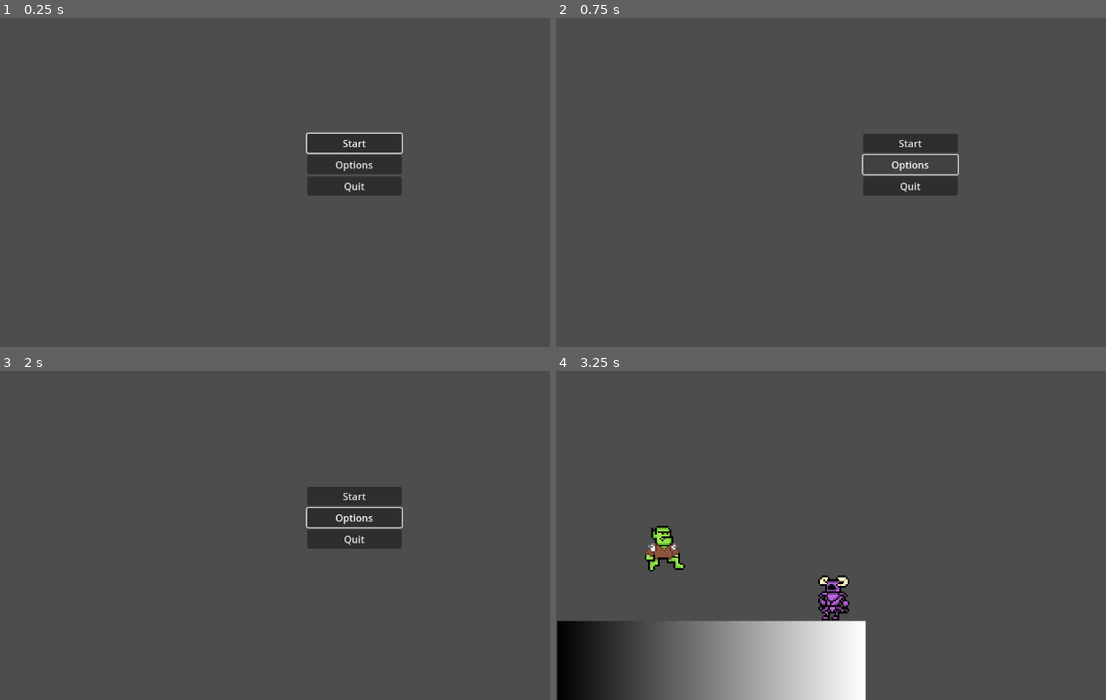
Above: before the commit, frames 1-4 (two rows, left to right).
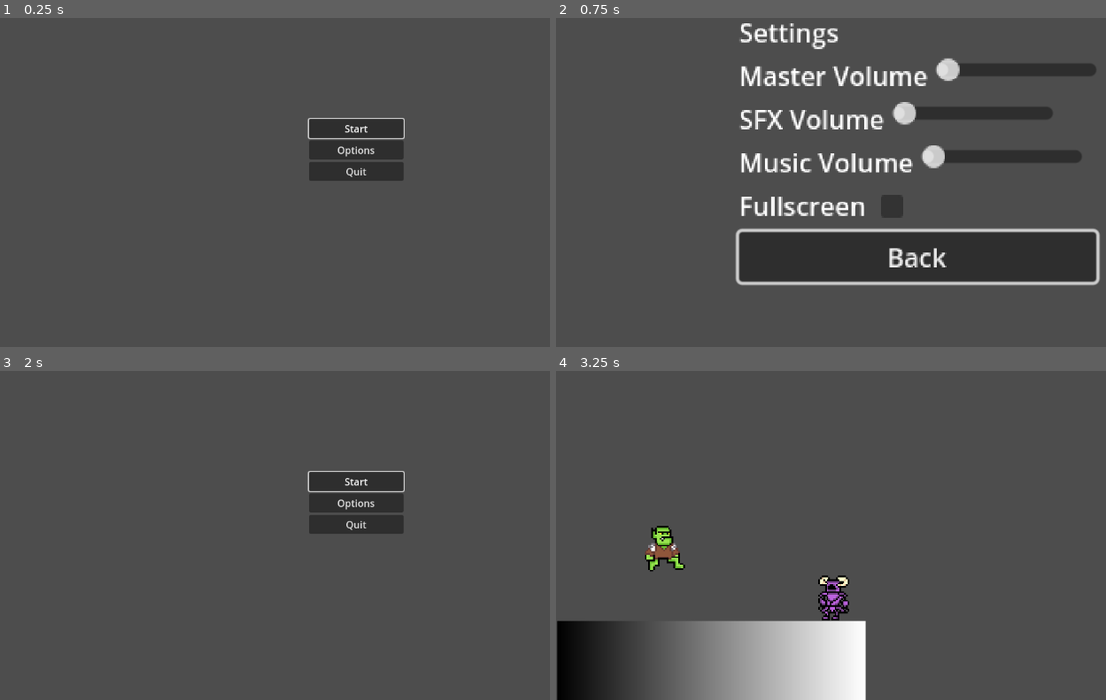
Above: after the commit, the same moments.

Repository: Heigelink/Godot-The-One
Game: Godot game, scene res://scenes/StartMenu.tscn
Same seed, same stepped clock (60 frames per second), same inputs: the game is played once before the commit and once after it.
Inputs (mouse positions are in pixels of both pictures, inside the frame that each line leads up to):
- Up to frame 1 (0.25 s): no input
- Up to frame 2 (0.75 s): click "Options" at 0.5 s
- Up to frame 3 (2 s): click (363, 611) at 1.25 s, where only the run after the commit has a clickable "Back"
- Up to frame 4 (3.25 s): click "Start" at 2 s; tap Enter (ui_accept) at 2.75, 3.02 s; hold Right (ui_right) from 2.78 s (still down); hold Space from 2.78 s (still down)

The runs differ from the first frame. In frame 1, 2.4% of the frame differs, in the area x 55-74%, y 30-55%; in frame 2, 20%, in the area x 32-99%, y 1-82%; in frame 3, 2.4%; in frame 4, nothing differs.

Commit message:
added a settings menu

Diff:
--- a/Code/Startmenu.gd
+++ b/Code/Startmenu.gd
@@ -31,7 +31,7 @@
 func _on_settings_button_pressed():
 	print("Opening settings...")
 	# Replace "res://SettingsMenu.tscn" with your settings scene path
-	get_tree().change_scene_to_file("res://scenes/options.tscn")
+	get_tree().change_scene_to_file("res://scenes/Settings.tscn")
 
 # Quit the game
 func _on_quit_button_pressed():
--- /dev/null
+++ b/Code/control.gd
@@ -0,0 +1,162 @@
+# SettingsMenu.gd
+extends Control
+
+# Called when the node enters the scene tree
+func _ready():
+	# Connect button signals
+	$VBoxContainer/BackButton.pressed.connect(_on_back_button_pressed)
+
+	# Connect slider signals for volume controls
+	$VBoxContainer/MasterVolumeContainer/MasterVolumeSlider.value_changed.connect(_on_master_volume_changed)
+	$VBoxContainer/SFXVolumeContainer/SFXVolumeSlider.value_changed.connect(_on_sfx_volume_changed)
+	$VBoxContainer/MusicVolumeContainer/MusicVolumeSlider.value_changed.connect(_on_music_volume_changed)
+
+	# Connect fullscreen checkbox
+	$VBoxContainer/FullscreenContainer/FullscreenCheckbox.toggled.connect(_on_fullscreen_toggled)
+
+	# Load saved settings
+	_load_settings()
+
+	# Focus the back button for keyboard navigation
+	$VBoxContainer/BackButton.grab_focus()
+
+# Go back to main menu
+func _on_back_button_pressed():
+	print("Returning to main menu...")
+	get_tree().change_scene_to_file("res://scenes/StartMenu.tscn")
+
+# Handle master volume change
+func _on_master_volume_changed(value):
+	print("Master volume changed to: ", value)
+	# Convert slider value (0-100) to decibels (-80 to 0)
+	var db_value = linear_to_db(value / 100.0)
+	AudioServer.set_bus_volume_db(AudioServer.get_bus_index("Master"), db_value)
+
+	# Save setting
+	_save_settings()
+
+# Handle SFX volume change
+func _on_sfx_volume_changed(value):
+	print("SFX volume changed to: ", value)
+	# You'll need to create an "SFX" audio bus in the Audio settings
+	var sfx_bus = AudioServer.get_bus_index("SFX")
+	if sfx_bus != -1:
+		var db_value = linear_to_db(value / 100.0)
+		AudioServer.set_bus_volume_db(sfx_bus, db_value)
+
+	_save_settings()
+
+# Handle Music volume change
+func _on_music_volume_changed(value):
+	print("Music volume changed to: ", value)
+	# You'll need to create a "Music" audio bus in the Audio settings
+	var music_bus = AudioServer.get_bus_index("Music")
+	if music_bus != -1:
+		var db_value = linear_to_db(value / 100.0)
+		AudioServer.set_bus_volume_db(music_bus, db_value)
+
+	_save_settings()
+
+# Handle fullscreen toggle - FIXED VERSION
+func _on_fullscreen_toggled(pressed):
+	print("Fullscreen toggled: ", pressed)
+
+	# Add a small delay to ensure the toggle state is properly set
+	await get_tree().process_frame
+
+	if pressed:
+		# Try different fullscreen modes if one doesn't work
+		DisplayServer.window_set_mode(DisplayServer.WINDOW_MODE_EXCLUSIVE_FULLSCREEN)
+		# Alternative: DisplayServer.window_set_mode(DisplayServer.WINDOW_MODE_FULLSCREEN)
+		print("Setting to fullscreen mode")
+	else:
+		DisplayServer.window_set_mode(DisplayServer.WINDOW_MODE_WINDOWED)
+		print("Setting to windowed mode")
+
+	# Save after a brief delay to ensure the mode change is complete
+	await get_tree().create_timer(0.1).timeout
+	_save_settings()
+
+# Save settings to file
+func _save_settings():
+	var config = ConfigFile.new()
+
+	# Save volume settings
+	config.set_value("audio", "master_volume", $VBoxContainer/MasterVolumeContainer/MasterVolumeSlider.value)
+	config.set_value("audio", "sfx_volume", $VBoxContainer/SFXVolumeContainer/SFXVolumeSlider.value)
+	config.set_value("audio", "music_volume", $VBoxContainer/MusicVolumeContainer/MusicVolumeSlider.value)
+
+	# Save display settings - get current window mode instead of checkbox state
+	var is_fullscreen = DisplayServer.window_get_mode() in [DisplayServer.WINDOW_MODE_FULLSCREEN, DisplayServer.WINDOW_MODE_EXCLUSIVE_FULLSCREEN]
+	config.set_value("display", "fullscreen", is_fullscreen)
+
+	# Save to file
+	config.save("user://settings.cfg")
+	print("Settings saved - fullscreen: ", is_fullscreen)
+
+# Load settings from file - IMPROVED VERSION
+func _load_settings():
+	var config = ConfigFile.new()
+
+	# Load the config file
+	if config.load("user://settings.cfg") != OK:
+		print("No settings file found, using defaults")
+		_set_default_display_settings()
+		return
+
+	# Load volume settings
+	var master_vol = config.get_value("audio", "master_volume", 100)
+	var sfx_vol = config.get_value("audio", "sfx_volume", 100)
+	var music_vol = config.get_value("audio", "music_volume", 100)
+
+	# Apply volume settings
+	$VBoxContainer/MasterVolumeContainer/MasterVolumeSlider.value = master_vol
+	$VBoxContainer/SFXVolumeContainer/SFXVolumeSlider.value = sfx_vol
+	$VBoxContainer/MusicVolumeContainer/MusicVolumeSlider.value = music_vol
+
+	# Load and apply display settings
+	var fullscreen = config.get_value("display", "fullscreen", false)
+	print("Loading fullscreen setting: ", fullscreen)
+
+	# Set checkbox state WITHOUT triggering the signal
+	$VBoxContainer/FullscreenContainer/FullscreenCheckbox.set_pressed_no_signal(fullscreen)
+
+	# Apply display settings
+	if fullscreen:
+		DisplayServer.window_set_mode(DisplayServer.WINDOW_MODE_EXCLUSIVE_FULLSCREEN)
+		print("Applied fullscreen mode from settings")
+	else:
+		DisplayServer.window_set_mode(DisplayServer.WINDOW_MODE_WINDOWED)
+		print("Applied windowed mode from settings")
+
+# Set default display settings
+func _set_default_display_settings():
+	var current_mode = DisplayServer.window_get_mode()
+	var is_fullscreen = current_mode in [DisplayServer.WINDOW_MODE_FULLSCREEN, DisplayServer.WINDOW_MODE_EXCLUSIVE_FULLSCREEN]
+	$VBoxContainer/FullscreenContainer/FullscreenCheckbox.set_pressed_no_signal(is_fullscreen)
+
+# Handle ESC key to go back
+func _input(event):
+	if event.is_action_pressed("ui_cancel"):
+		_on_back_button_pressed()
+
+# Alternative fullscreen toggle function if the above doesn't work
+func _alternative_fullscreen_toggle(pressed):
+	print("Alternative fullscreen toggle: ", pressed)
+
+	if pressed:
+		# Set to fullscreen
+		DisplayServer.window_set_mode(DisplayServer.WINDOW_MODE_EXCLUSIVE_FULLSCREEN)
+
+		# If that doesn't work, try regular fullscreen
+		await get_tree().process_frame
+		if DisplayServer.window_get_mode() != DisplayServer.WINDOW_MODE_EXCLUSIVE_FULLSCREEN:
+			DisplayServer.window_set_mode(DisplayServer.WINDOW_MODE_FULLSCREEN)
+	else:
+		# Return to windowed mode
+		DisplayServer.window_set_mode(DisplayServer.WINDOW_MODE_WINDOWED)
+
+		# Optionally restore previous window size
+		# DisplayServer.window_set_size(Vector2i(1024, 600))  # Set your preferred default size
+
+	_save_settings()
--- /dev/null
+++ b/scenes/Settings.tscn
@@ -0,0 +1,83 @@
+[gd_scene load_steps=2 format=3 uid="uid://c1hdgphjtb1cq"]
+
+[ext_resource type="Script" uid="uid://bsam3yu114fjs" path="res://Code/control.gd" id="1_rbmmp"]
+
+[node name="Control" type="Control"]
+layout_mode = 3
+anchors_preset = 15
+anchor_right = 1.0
+anchor_bottom = 1.0
+offset_left = -2.0
+offset_top = 4.0
+offset_bottom = -2.0
+grow_horizontal = 2
+grow_vertical = 2
+script = ExtResource("1_rbmmp")
+
+[node name="VBoxContainer" type="VBoxContainer" parent="."]
+layout_mode = 1
+anchors_preset = 8
+anchor_left = 0.5
+anchor_top = 0.5
+anchor_right = 0.5
+anchor_bottom = 0.5
+offset_left = -277.0
+offset_top = -221.0
+offset_right = -55.0
+offset_bottom = -54.0
+grow_horizontal = 2
+grow_vertical = 2
+scale = Vector2(2.62, 2.62)
+
+[node name="Label" type="Label" parent="VBoxContainer"]
+layout_mode = 2
+text = "Settings"
+
+[node name="MasterVolumeContainer" type="HBoxContainer" parent="VBoxContainer"]
+layout_mode = 2
+
+[node name="Label" type="Label" parent="VBoxContainer/MasterVolumeContainer"]
+layout_mode = 2
+text = "Master Volume"
+
+[node name="MasterVolumeSlider" type="HSlider" parent="VBoxContainer/MasterVolumeContainer"]
+custom_minimum_size = Vector2(100, 0)
+layout_mode = 2
+size_flags_stretch_ratio = 23.65
+
+[node name="SFXVolumeContainer" type="HBoxContainer" parent="VBoxContainer"]
+layout_mode = 2
+
+[node name="Label" type="Label" parent="VBoxContainer/SFXVolumeContainer"]
+layout_mode = 2
+text = "SFX Volume"
+
+[node name="SFXVolumeSlider" type="HSlider" parent="VBoxContainer/SFXVolumeContainer"]
+custom_minimum_size = Vector2(100, 0)
+layout_mode = 2
+
+[node name="MusicVolumeContainer" type="HBoxContainer" parent="VBoxContainer"]
+custom_minimum_size = Vector2(100, 0)
+layout_mode = 2
+
+[node name="Label" type="Label" parent="VBoxContainer/MusicVolumeContainer"]
+layout_mode = 2
+text = "Music Volume"
+
+[node name="MusicVolumeSlider" type="HSlider" parent="VBoxContainer/MusicVolumeContainer"]
+custom_minimum_size = Vector2(100, 0)
+layout_mode = 2
+
+[node name="FullscreenContainer" type="HBoxContainer" parent="VBoxContainer"]
+layout_mode = 2
+
+[node name="Label" type="Label" parent="VBoxContainer/FullscreenContainer"]
+layout_mode = 2
+text = "Fullscreen"
+
+[node name="FullscreenCheckbox" type="CheckBox" parent="VBoxContainer/FullscreenContainer"]
+layout_mode = 2
+
+[node name="BackButton" type="Button" parent="VBoxContainer"]
+layout_mode = 2
+text = "Back"
--- a/scenes/StartMenu.tscn
+++ b/scenes/StartMenu.tscn
@@ -7,16 +7,28 @@
 anchors_preset = 15
 anchor_right = 1.0
 anchor_bottom = 1.0
+offset_left = 4.0
+offset_top = 2.0
+offset_right = 4.0
+offset_bottom = 2.0
 grow_horizontal = 2
 grow_vertical = 2
 script = ExtResource("1_fb70i")
 
 [node name="VBoxContainer" type="VBoxContainer" parent="."]
-layout_mode = 0
-offset_left = 500.0
-offset_top = 300.0
-offset_right = 654.0
-offset_bottom = 401.0
+layout_mode = 1
+anchors_preset = 8
+anchor_left = 0.5
+anchor_top = 0.5
+anchor_right = 0.5
+anchor_bottom = 0.5
+offset_left = -77.0
+offset_top = -50.5
+offset_right = 77.0
+offset_bottom = 50.5
+grow_horizontal = 2
+grow_vertical = 2
+alignment = 1
 
 [node name="Start" type="Button" parent="VBoxContainer"]
 layout_mode = 2
Not shown, added: Code/control.gd.uid
